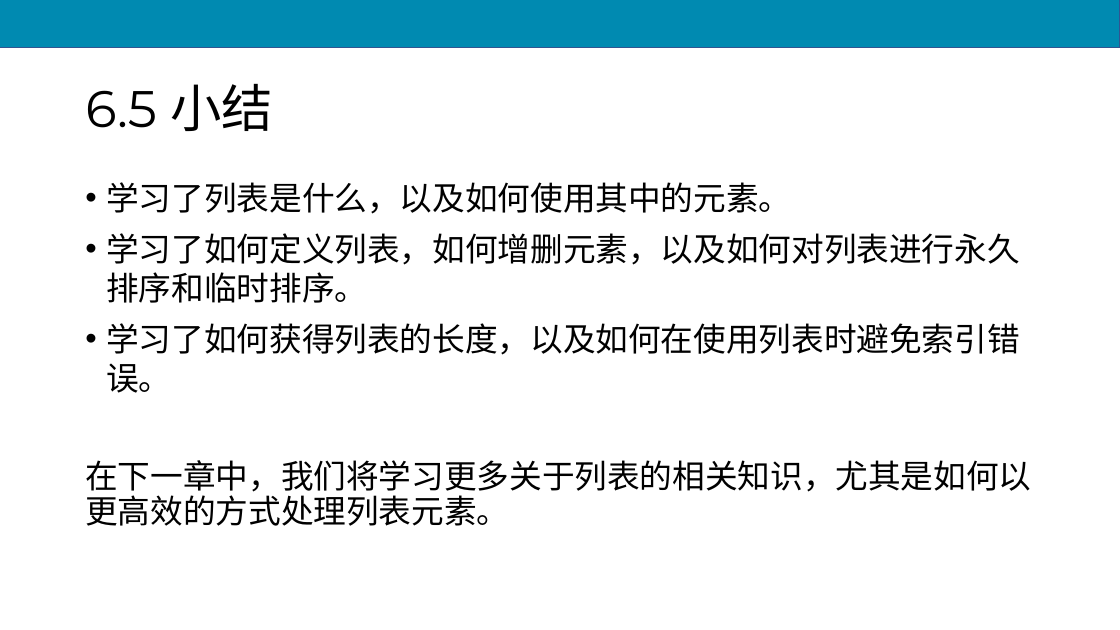
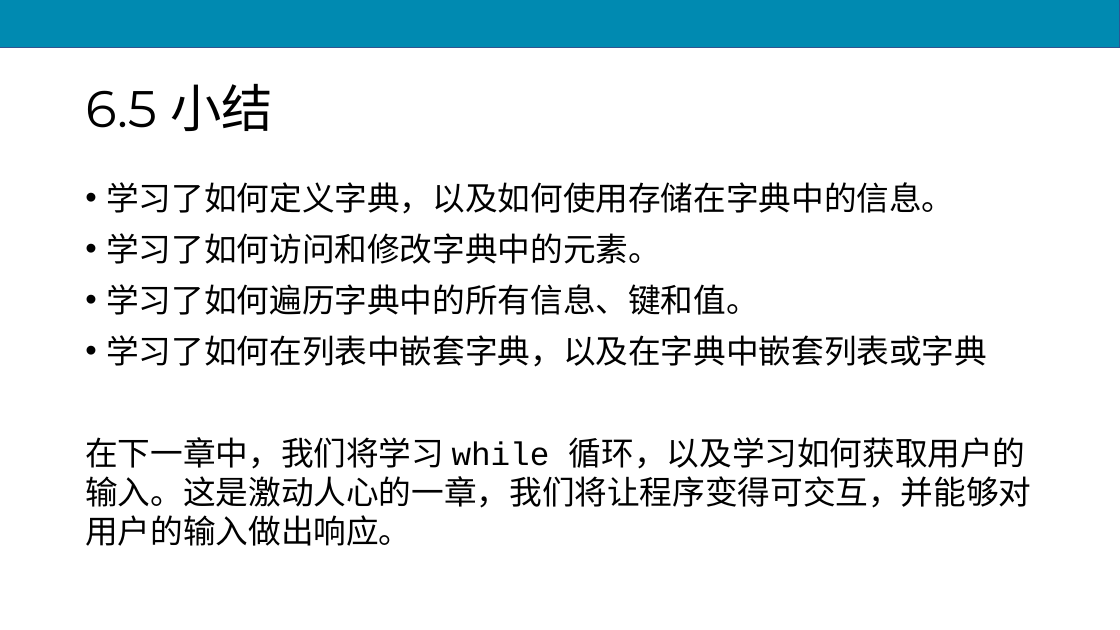
Before and after one commit to scruel/pcc_3e_slides, a slide deck: slide 29 of PPT/python6.pptx. Drawn at 1120x630 pixels with LibreOffice and Linux fonts; fonts in the diff are those of the drawing. Boxes give left, top, right and bottom in pixels: in the first picture for what was removed or moved away, otherwise in the second. Text is boxed around its words. In the diff, an @@ line names an element or a change of style, - is before the commit and + after.

```diff
--- a/PPT/python6.pptx
+++ b/PPT/python6.pptx
@@ text at (85, 182, 1031, 546): text changed @@
-• 学习了列表是什么，以及如何使用其中的元素。
-• 学习了如何定义列表，如何增删元素，以及如何对列表进行永久排序和临时排序。
-• 学习了如何获得列表的长度，以及如何在使用列表时避免索引错误。
-在下一章中，我们将学习更多关于列表的相关知识，尤其是如何以更高效的方式处理列表元素。
+• 学习了如何定义字典，以及如何使用存储在字典中的信息。
+• 学习了如何访问和修改字典中的元素。
+• 学习了如何遍历字典中的所有信息、键和值。
+• 学习了如何在列表中嵌套字典，以及在字典中嵌套列表或字典
+在下一章中，我们将学习 while 循环，以及学习如何获取用户的输入。这是激动人心的一章，我们将让程序变得可交互，并能够对用户的输入做出响应。
```
Also in this commit, not shown: 1 other file.
